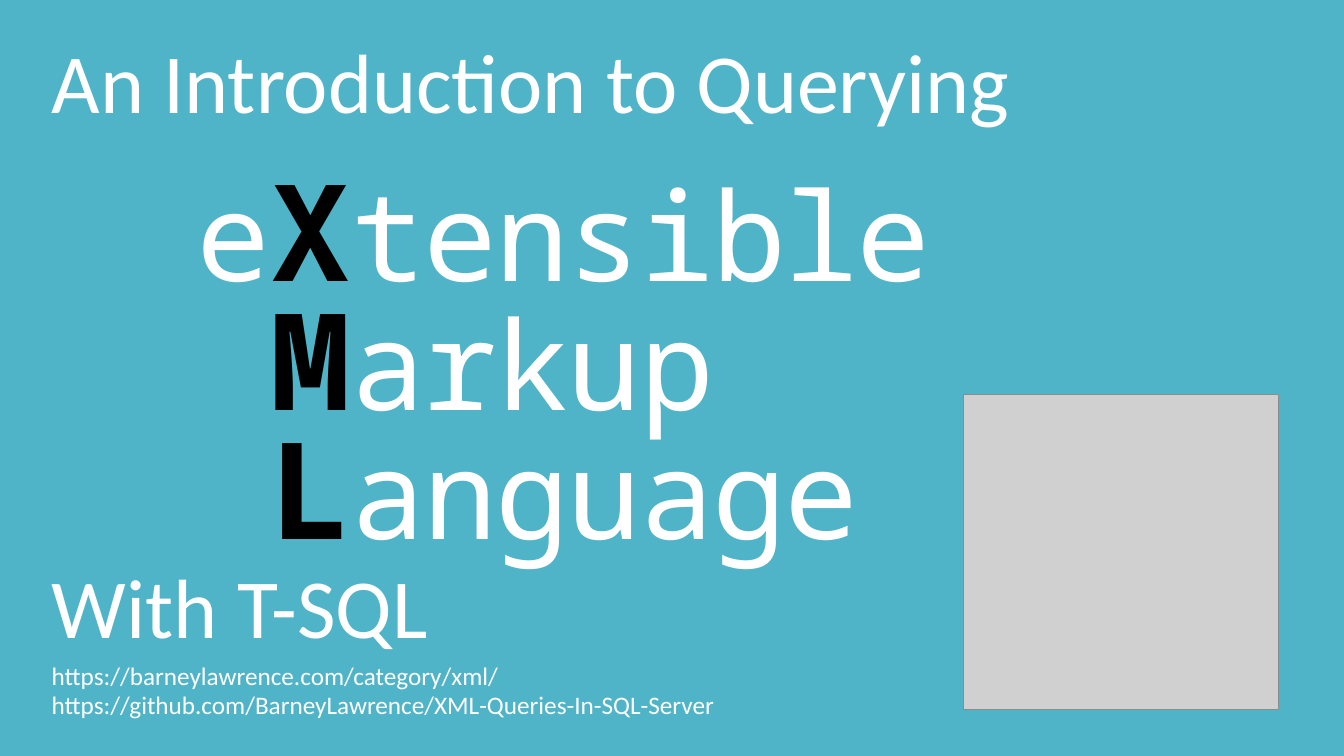
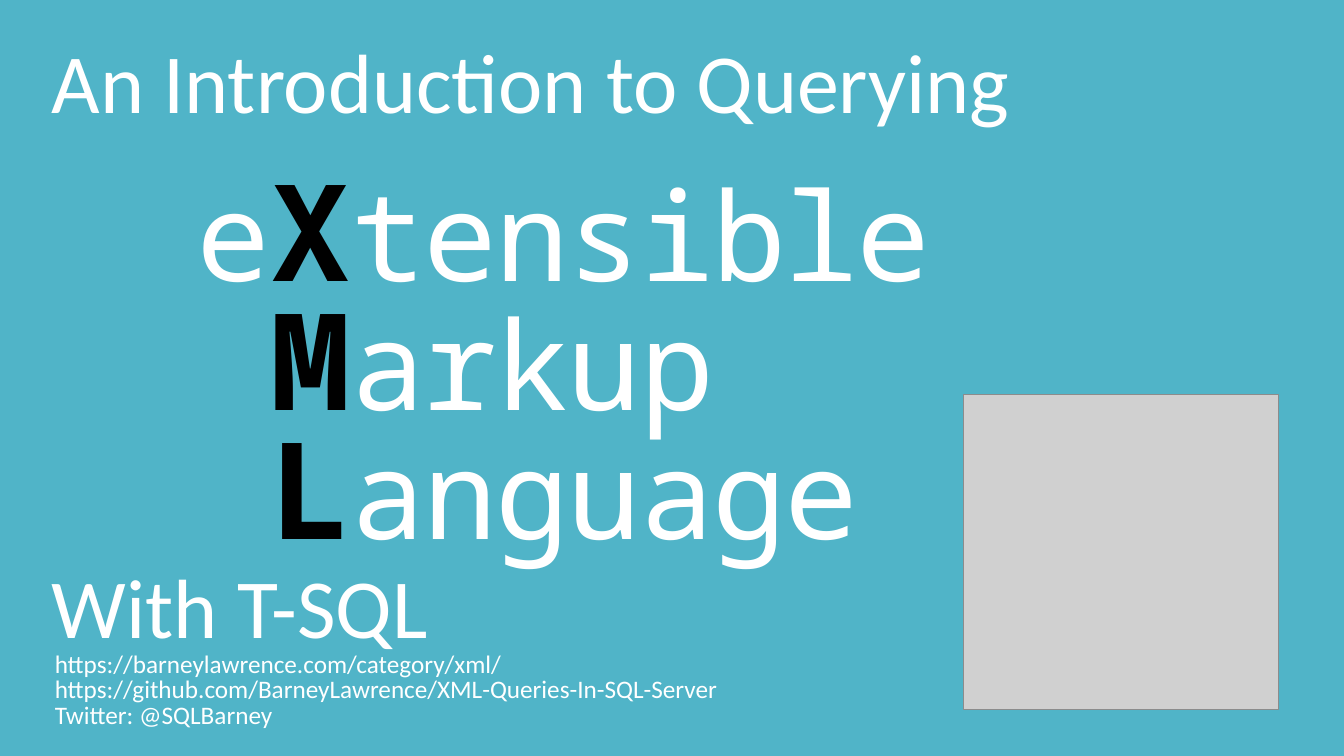
Before and after one commit to BarneyLawrence/XML-Queries-In-SQL-Server, a slide deck: slide 1 of Lightning Talk - An Introduction to Querying XML With T-SQL.pptx. Drawn at 1344x756 pixels with LibreOffice and Linux fonts; fonts in the diff are those of the drawing; grey boxes stand for pictures. Boxes give left, top, right and bottom in pixels: in the first picture for what was removed or moved away, otherwise in the second. Text is boxed around its words. In the diff, an @@ line names an element or a change of style, - is before the commit and + after.

```diff
--- a/Lightning Talk - An Introduction to Querying XML With T-SQL.pptx
+++ b/Lightning Talk - An Introduction to Querying XML With T-SQL.pptx
@@ text "https://barneylawrence.com/category/xml/": place and size @@
-text "https://barneylawrence.com/category/xml/" at (52, 667, 498, 690)
+text "https://barneylawrence.com/category/xml/" at (55, 655, 501, 678)
@@ text "https://github.com/BarneyLawrence/XML-Queries-In-SQL-Server": place and size @@
-text "https://github.com/BarneyLawrence/XML-Queries-In-SQL-Server" at (52, 696, 714, 719)
+text "https://github.com/BarneyLawrence/XML-Queries-In-SQL-Server" at (55, 680, 717, 703)
@@ text added at (55, 706, 272, 728), 18 pt, text #FFFFFF @@
+Twitter: @SQLBarney
```
Also in this commit, not shown: 7 other slides changed, 4 slides added, 1 other file.
